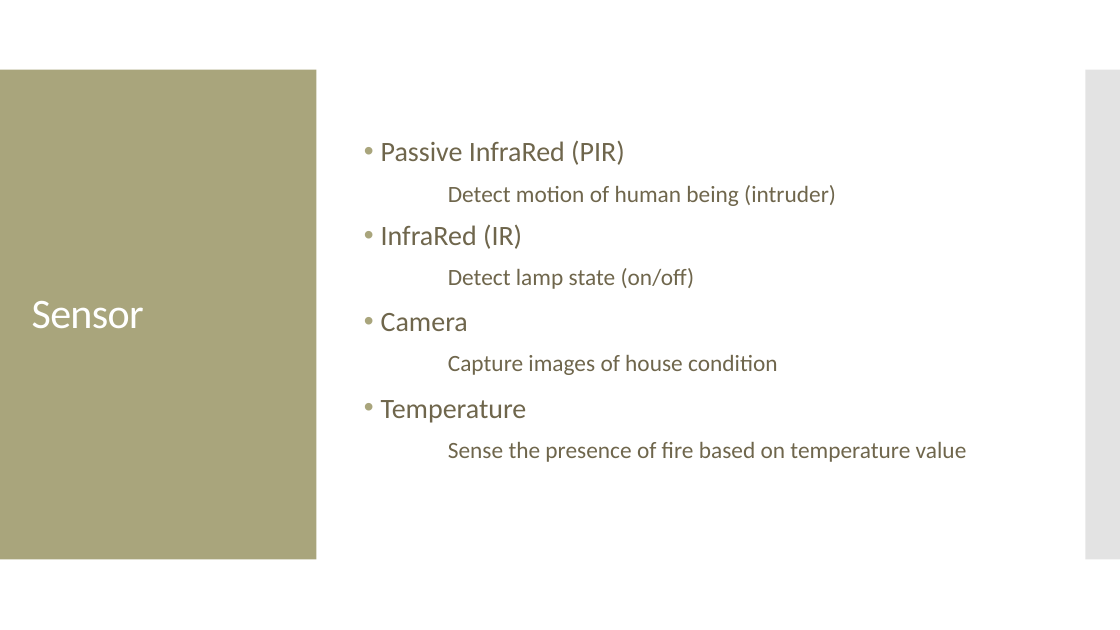
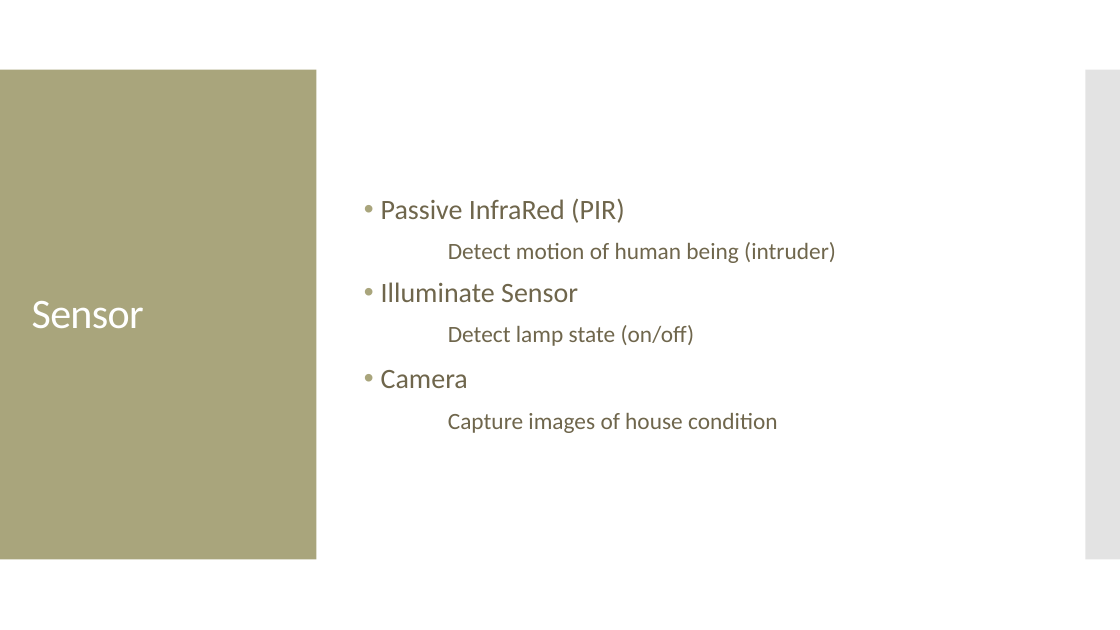
Before and after one commit to ricovalentino94/IoTProject, a slide deck: slide 3 of TeamProjectPPT.pptx. Drawn at 1120x630 pixels with LibreOffice and Linux fonts; fonts in the diff are those of the drawing. Boxes give left, top, right and bottom in pixels: in the first picture for what was removed or moved away, otherwise in the second. Text is boxed around its words. In the diff, an @@ line names an element or a change of style, - is before the commit and + after.

```diff
--- a/TeamProjectPPT.pptx
+++ b/TeamProjectPPT.pptx
@@ text at (x1=381, y1=282, x2=578, y2=302): text changed @@
-• InfraRed (IR)
+• Illuminate Sensor
@@ text at (x1=381, y1=400, x2=967, y2=462): paragraphs removed @@
-• Temperature
-  Sense the presence of fire based on temperature value
```
Also in this commit, not shown: 2 other slides changed, 3 slides added, 1 slide removed, 5 other files.
